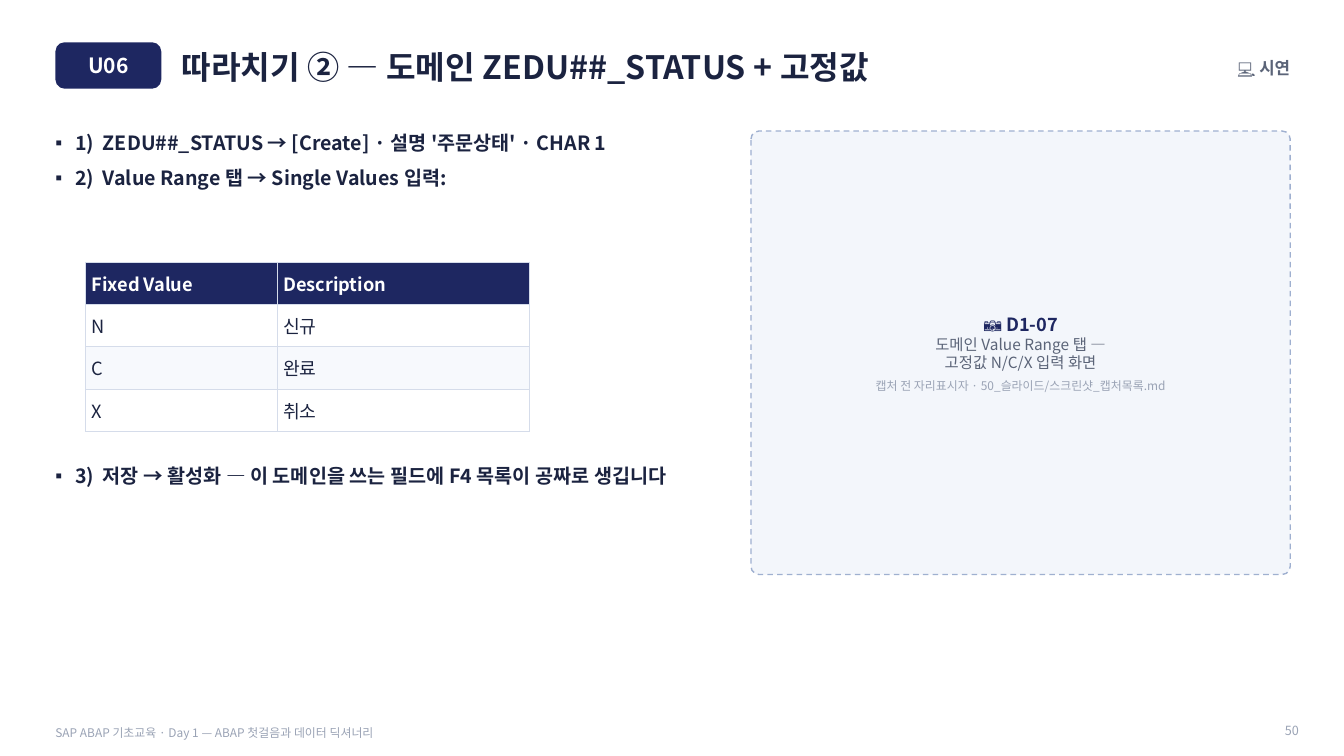
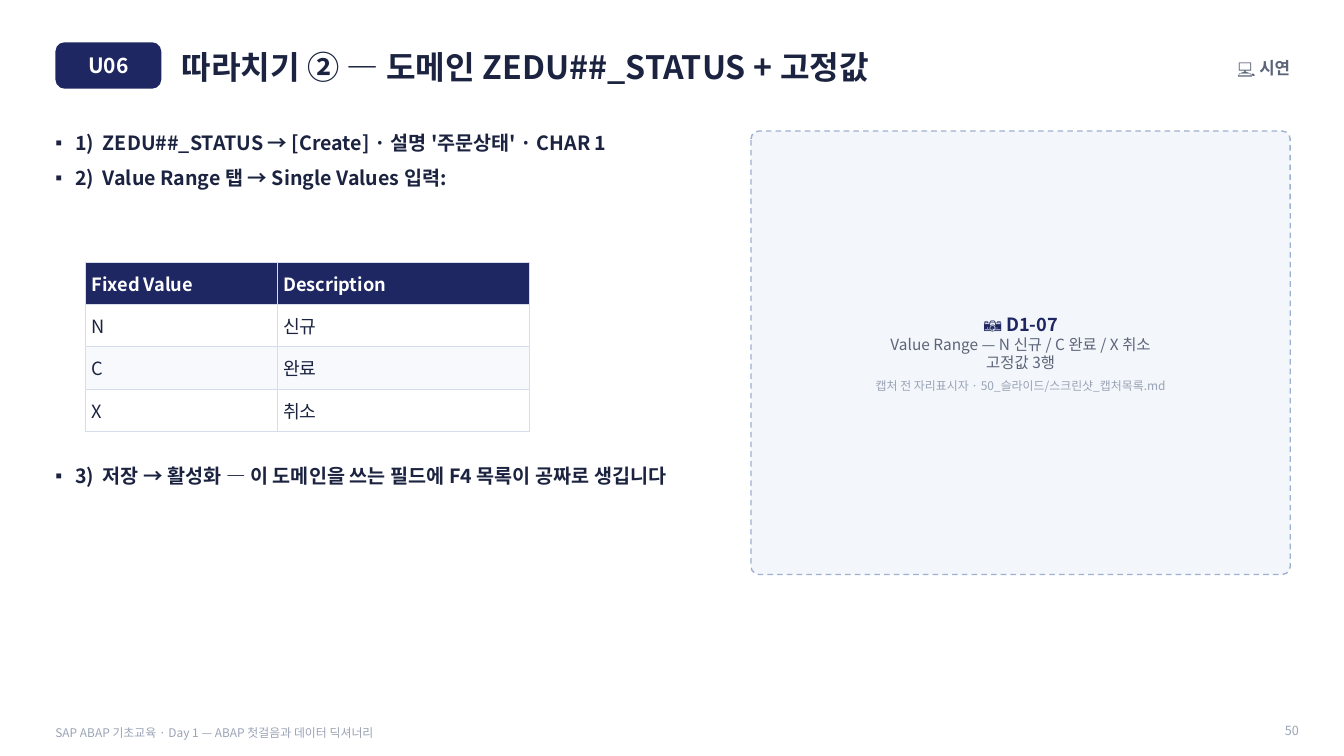
Before and after one commit to qdwe93/abap_beginner_2026, a slide deck: slide 50 of 50_슬라이드/SLIDES_Day1.pptx. Drawn at 1344x756 pixels with LibreOffice and Linux fonts; fonts in the diff are those of the drawing. Boxes give left, top, right and bottom in pixels: in the first picture for what was removed or moved away, otherwise in the second. Text is boxed around its words. In the diff, an @@ line names an element or a change of style, - is before the commit and + after.

```diff
--- a/50_슬라이드/SLIDES_Day1.pptx
+++ b/50_슬라이드/SLIDES_Day1.pptx
@@ text at bbox=[890, 337, 1150, 369]: text changed @@
-도메인 Value Range 탭 —
-고정값 N/C/X 입력 화면
+Value Range — N 신규 / C 완료 / X 취소
+고정값 3행
```
Also in this commit, not shown: 9 other slides changed, 6 other files.
